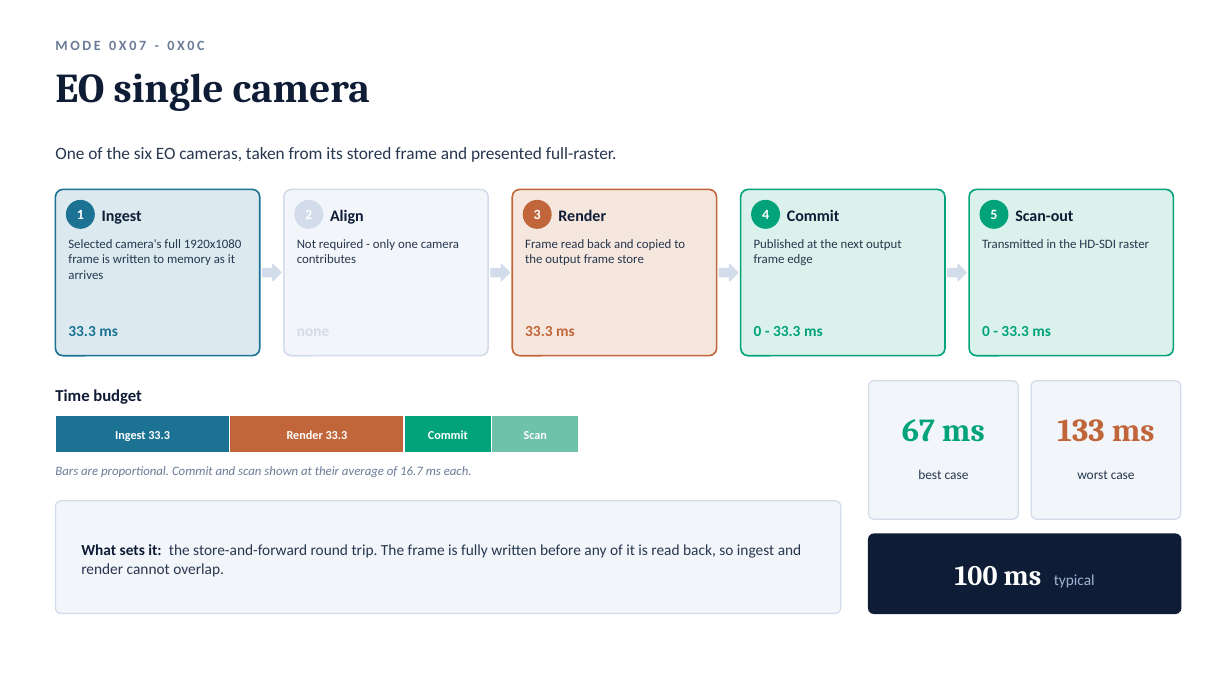
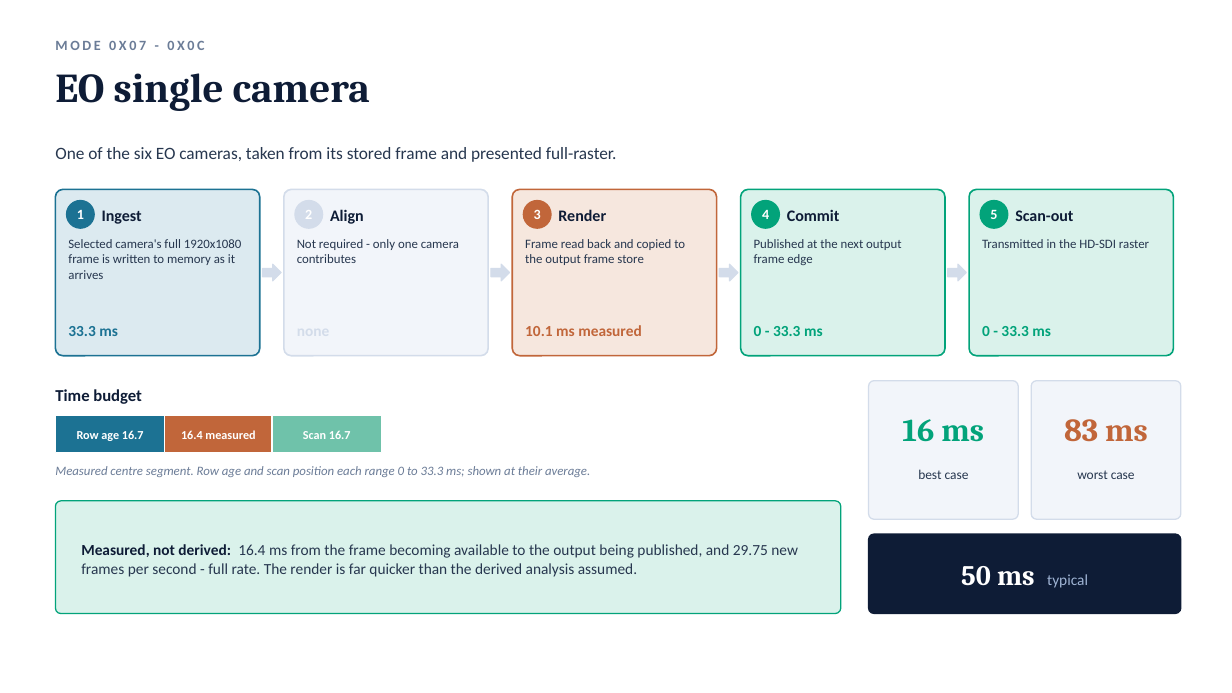
Before and after one commit to auuais/EO_Panorama_V19_M1, a slide deck: slide 4 of docs/latency/EO_IR_Panorama_Latency_Analysis.pptx. Drawn at 1232x693 pixels with LibreOffice and Linux fonts; fonts in the diff are those of the drawing. Boxes give left, top, right and bottom in pixels: in the first picture for what was removed or moved away, otherwise in the second. Text is boxed around its words. In the diff, an @@ line names an element or a change of style, - is before the commit and + after.

```diff
--- a/docs/latency/EO_IR_Panorama_Latency_Analysis.pptx
+++ b/docs/latency/EO_IR_Panorama_Latency_Analysis.pptx
@@ text at <box>525,325,642,336</box>: text changed @@
-33.3 ms
+10.1 ms measured
@@ rectangle: place and size @@
-rectangle at <box>55,416,230,453</box>
+rectangle at <box>55,416,165,453</box>
@@ rectangle: place and size @@
-rectangle at <box>230,416,405,453</box>
+rectangle at <box>165,416,272,453</box>
@@ rectangle: place and size @@
-rectangle at <box>404,416,492,453</box>
+rectangle at <box>272,416,381,453</box>
@@ rectangle at <box>272,416,381,453</box>: fill #02A37A to #6FC2AA @@
@@ rectangle removed at <box>492,416,579,453</box> @@
@@ text at <box>902,419,984,442</box>: text changed @@
-67 ms
+16 ms
@@ text at <box>1064,419,1148,442</box>: text changed @@
-133 ms
+83 ms
@@ text at <box>77,430,144,441</box>: text changed @@
-Ingest 33.3
+Row age 16.7
@@ text at <box>181,430,255,439</box>: text changed @@
-Render 33.3
+16.4 measured
@@ text at <box>303,430,351,439</box>: text changed @@
-Commit
+Scan 16.7
@@ text removed at <box>524,431,547,439</box> @@
-Scan
@@ text at <box>55,466,590,477</box>: text changed @@
-Bars are proportional. Commit and scan shown at their average of 16.7 ms each.
+Measured centre segment. Row age and scan position each range 0 to 33.3 ms; shown at their average.
@@ rounded rectangle at <box>55,501,841,614</box>: fill #F2F5FA to #DAF2EB; outline #D3DCEA 1 pt to #02A37A 1 pt @@
@@ text at <box>81,544,798,577</box>: text changed @@
-What sets it: the store-and-forward round trip. The frame is fully written before any of it is read back, so ingest and render cannot overlap.
+Measured, not derived: 16.4 ms from the frame becoming available to the output being published, and 29.75 new frames per second - full rate. The render is far quicker than the derived analysis assumed.
@@ text at <box>961,566,1088,588</box>: text changed @@
-100 ms typical
+50 ms typical
```
Also in this commit, not shown: 7 other slides changed, 3 other files.
